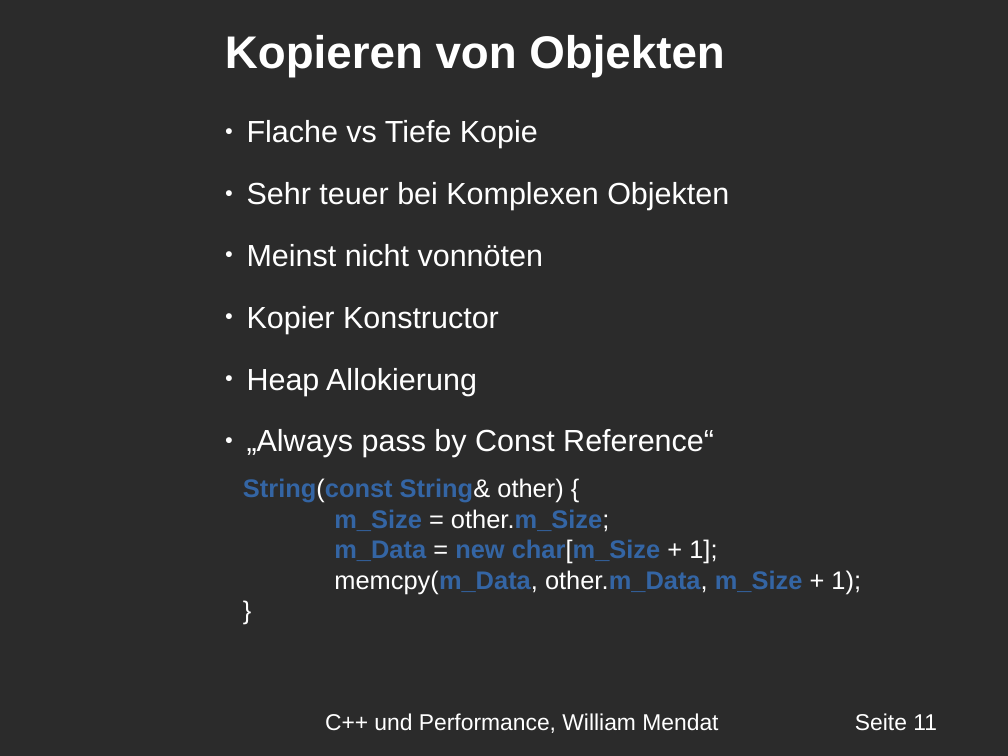
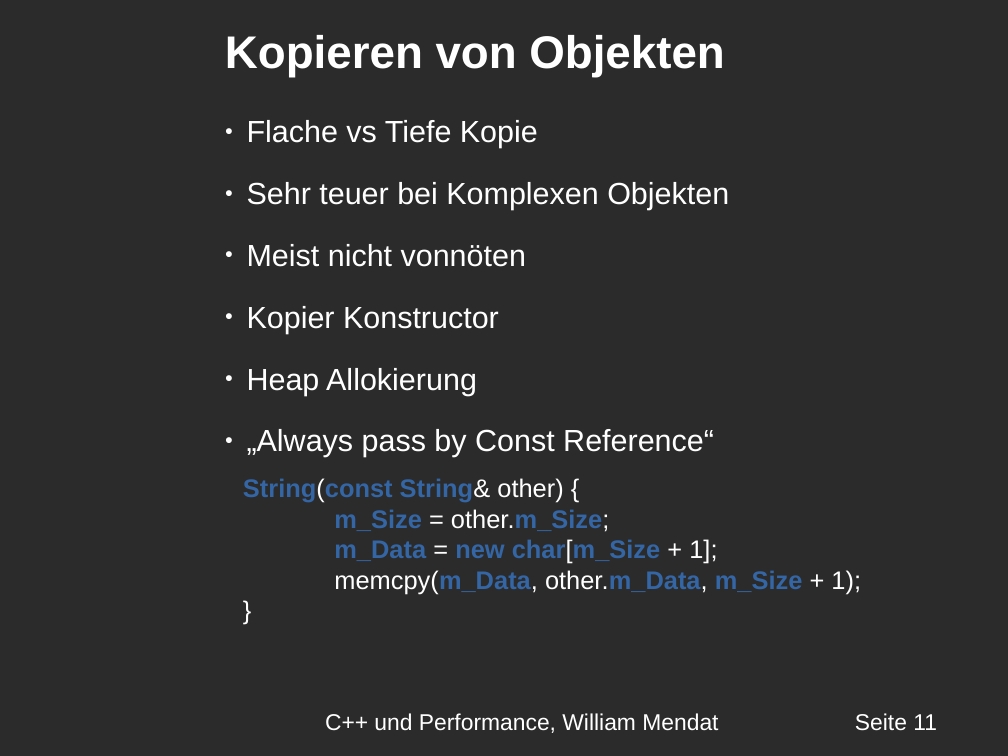
Before and after one commit to williammendat/Seminar_Neue_Technologien, a slide deck: slide 13 of Präsentation/Präsentation.odp. Drawn at 1008x756 pixels with LibreOffice and Linux fonts; fonts in the diff are those of the drawing; background and template pictures are left out; a plain dark background stands for a picture behind light text. Boxes give left, top, right and bottom in pixels: in the first picture for what was removed or moved away, otherwise in the second. Text is boxed around its words. In the diff, an @@ line names an element or a change of style, - is before the commit and + after.

```diff
--- a/Präsentation/Präsentation.odp
+++ b/Präsentation/Präsentation.odp
@@ text at [247, 244, 526, 267]: text changed @@
-● Meinst nicht vonnöten
+● Meist nicht vonnöten
```
Also in this commit, not shown: 1 other slide changed, 1 other file.
